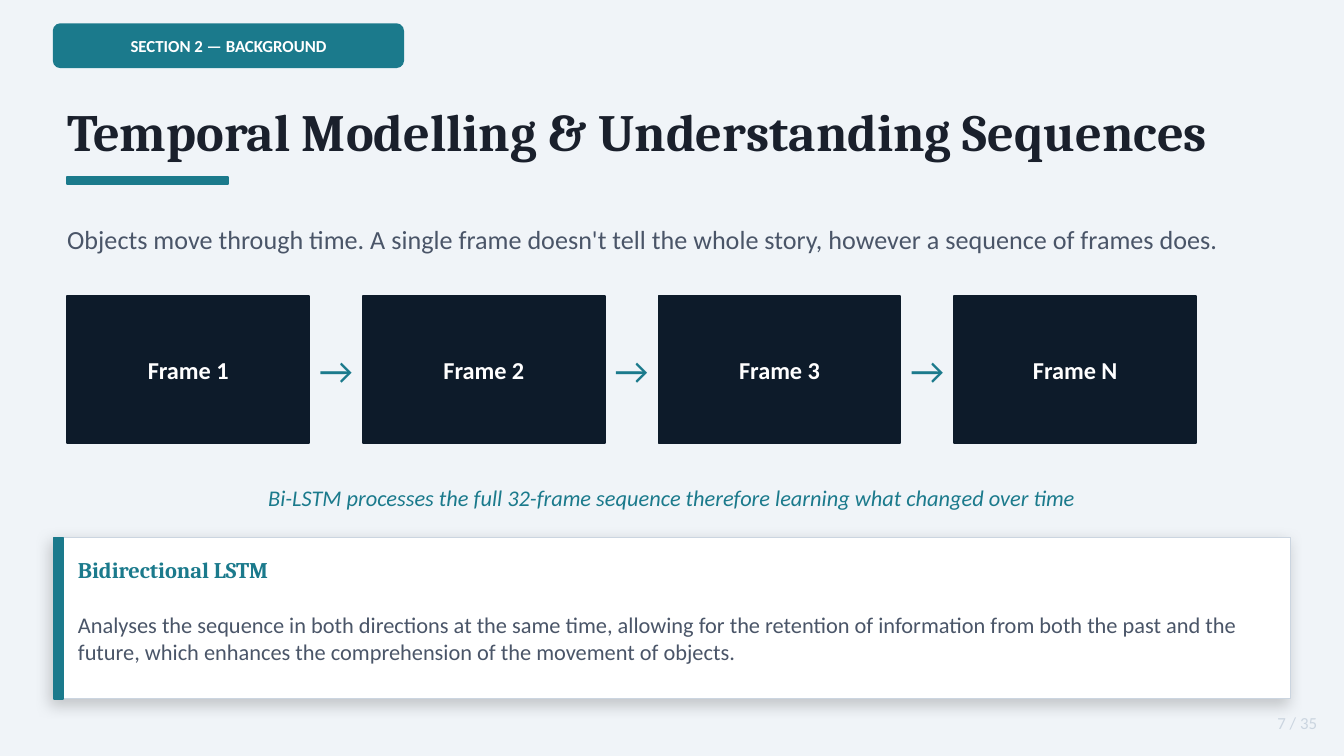
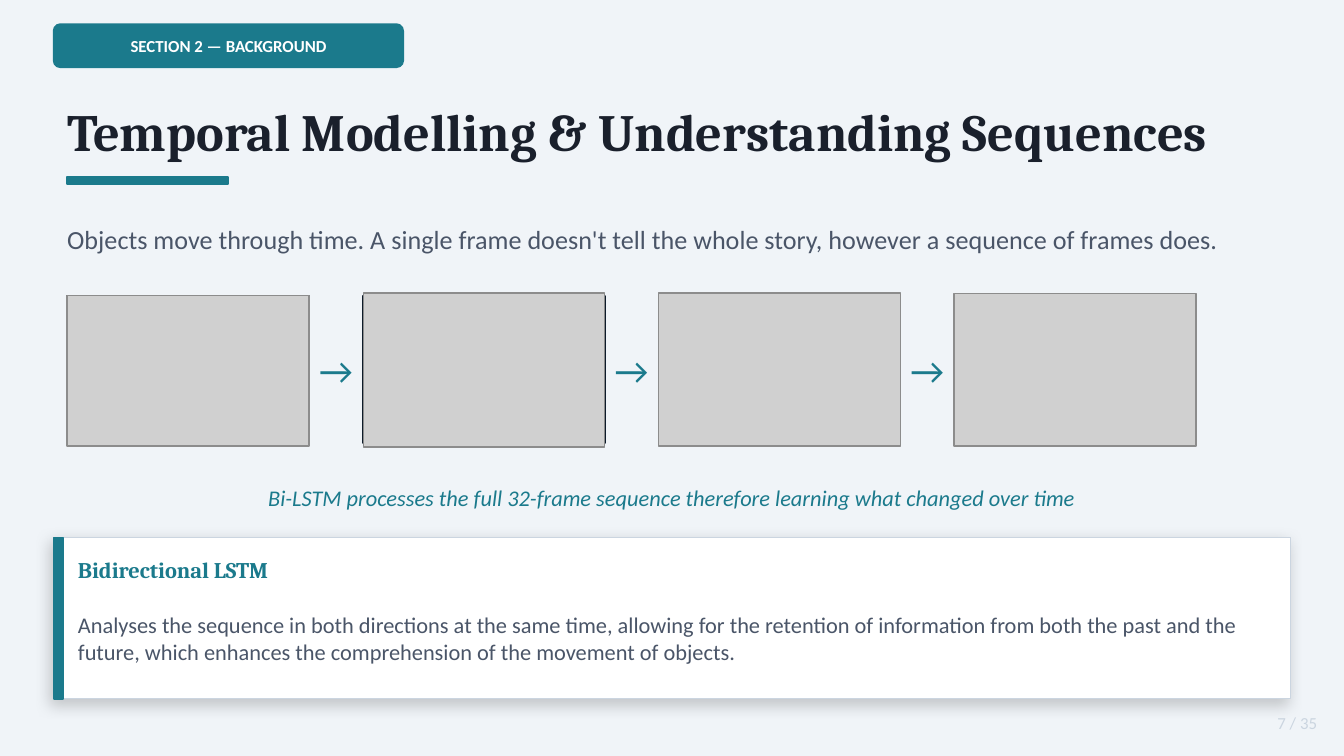
Before and after one commit to KumbiraiShonhiwa/3D-ResNet-With-Temporal-Feature-Stacking-and-LSTM, a slide deck: slide 7 of docs/KITTI_ML_Presentation.pptx. Drawn at 1344x756 pixels with LibreOffice and Linux fonts; fonts in the diff are those of the drawing; grey boxes stand for pictures. Boxes give left, top, right and bottom in pixels: in the first picture for what was removed or moved away, otherwise in the second. Text is boxed around its words. In the diff, an @@ line names an element or a change of style, - is before the commit and + after.

```diff
--- a/docs/KITTI_ML_Presentation.pptx
+++ b/docs/KITTI_ML_Presentation.pptx
@@ picture added at [67,296,309,446] @@
@@ picture added at [364,293,605,448] @@
@@ picture added at [659,293,900,446] @@
@@ picture added at [954,293,1196,446] @@
@@ text removed at [148,363,228,379] @@
-Frame 1
@@ text removed at [443,363,524,379] @@
-Frame 2
@@ text removed at [739,363,820,379] @@
-Frame 3
@@ text removed at [1033,363,1117,379] @@
-Frame N
```
Also in this commit, not shown: 8 other slides changed, 4 slides added, 1 slide removed, 5 other files.
